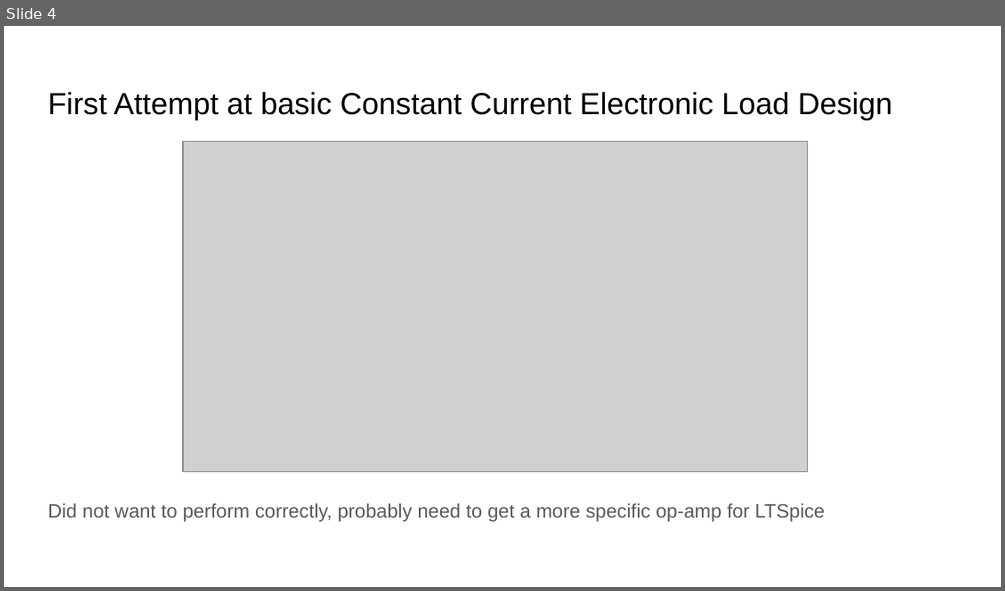
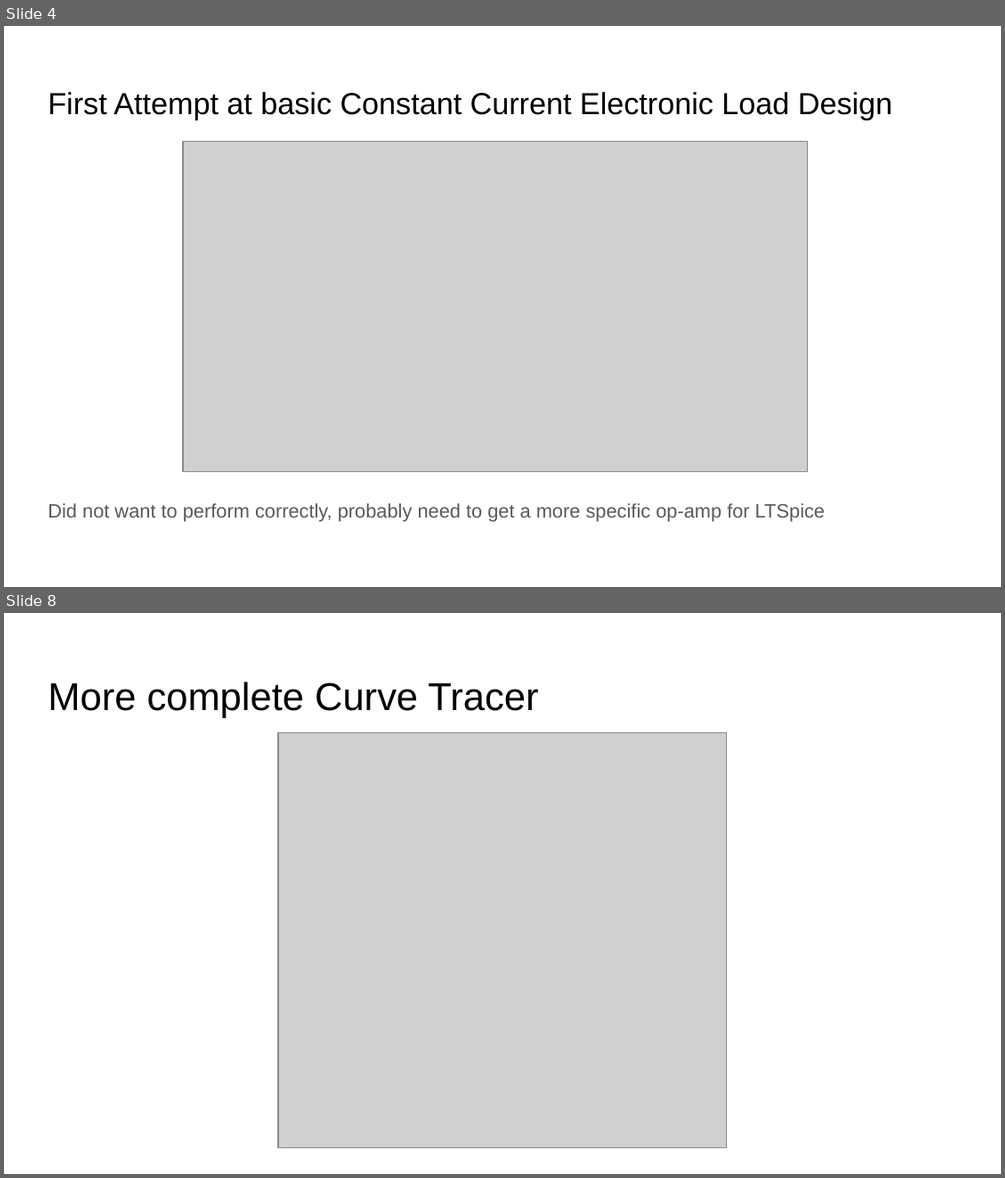
Before and after one commit to Xylot/DAPL, a slide deck: Project Notebook - Group 4/Project Notebook - Group 4/1. Individual/Cooper/Cooper Project Notebook.pptx. Shown one above the other, each under a label of ours: slide 4 before the commit, slides 4 and 8 after it; the slides between them are not shown. The pictures are 1005x591 and 1005x1178 pixels, drawn with LibreOffice and Linux fonts; fonts in the diff are those of the drawing; grey boxes stand for pictures. Boxes give left, top, right and bottom in pixels: in the first picture for what was removed or moved away, otherwise in the second. Text is boxed around its words. In the diff, an @@ line names an element or a change of style, - is before the commit and + after.

```diff
--- a/Project Notebook - Group 4/Project Notebook - Group 4/1. Individual/Cooper/Cooper Project Notebook.pptx
+++ b/Project Notebook - Group 4/Project Notebook - Group 4/1. Individual/Cooper/Cooper Project Notebook.pptx
@@ slide 8 added at [4,613,1001,1174], background #FFFFFF @@
@@ title added at [48,682,538,718], 28 pt, text #000000 @@
+More complete Curve Tracer
@@ picture added at [278,732,727,1147] @@
```
Also in this commit, not shown: 18 other slides added, 17 other files.
